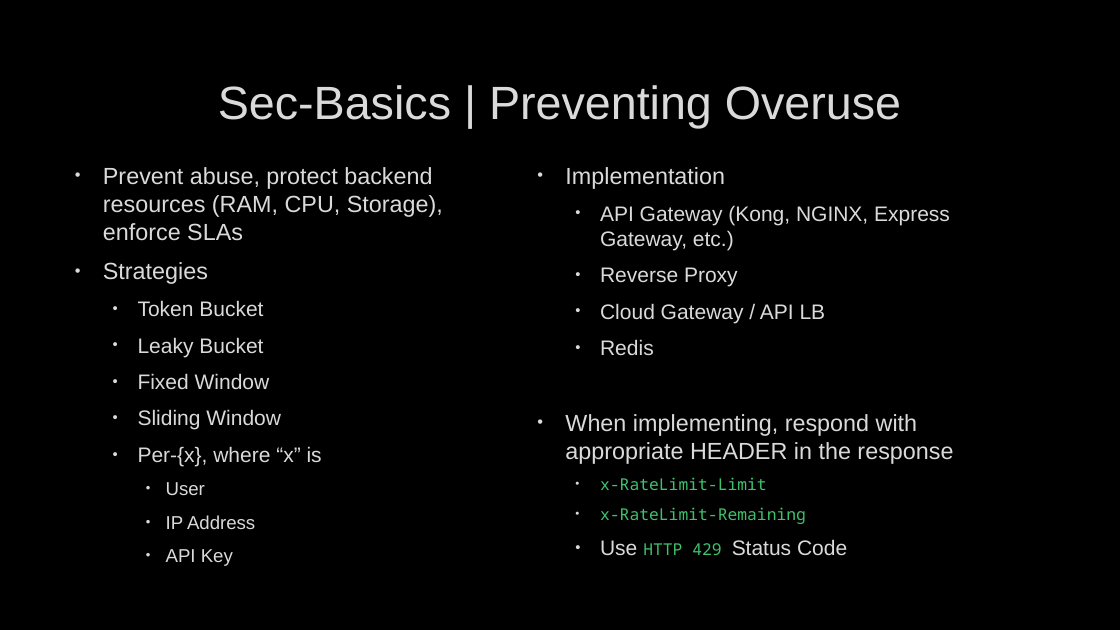
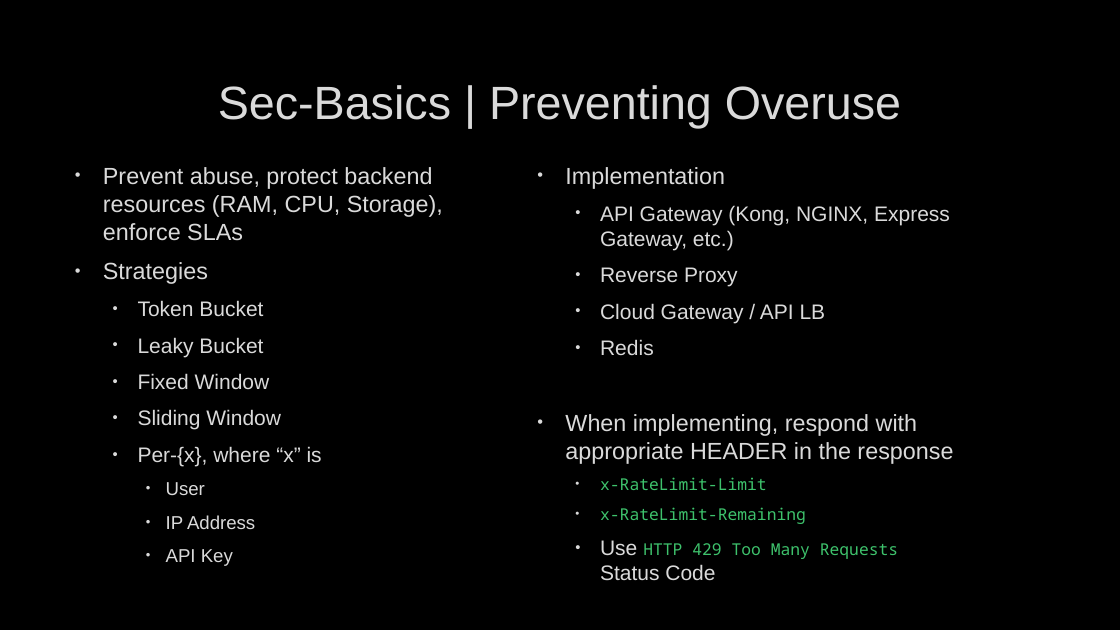
Before and after one commit to SheetMetalConnect/api-workshop, a slide deck: slide 21 of zzz-additional-documentation/Rest-Api-Design-Build-Run-Day-2.pptx. Drawn at 1120x630 pixels with LibreOffice and Linux fonts; fonts in the diff are those of the drawing; background and template pictures are left out. Boxes give left, top, right and bottom in pixels: in the first picture for what was removed or moved away, otherwise in the second. Text is boxed around its words. In the diff, an @@ line names an element or a change of style, - is before the commit and + after.

Commit message:
updated the pptx files

```diff
--- a/zzz-additional-documentation/Rest-Api-Design-Build-Run-Day-2.pptx
+++ b/zzz-additional-documentation/Rest-Api-Design-Build-Run-Day-2.pptx
@@ text at (600,540,898,580): text changed; size 18 to 14 pt; font Arial to Noto Sans Mono; text colour #DADADA to #3EC26C @@
-  • Use HTTP 429 Status Code
+  • Use HTTP 429 Too Many Requests Status Code
```
Also in this commit, not shown: 1 other slide changed, 2 slides added, 1 other file.
